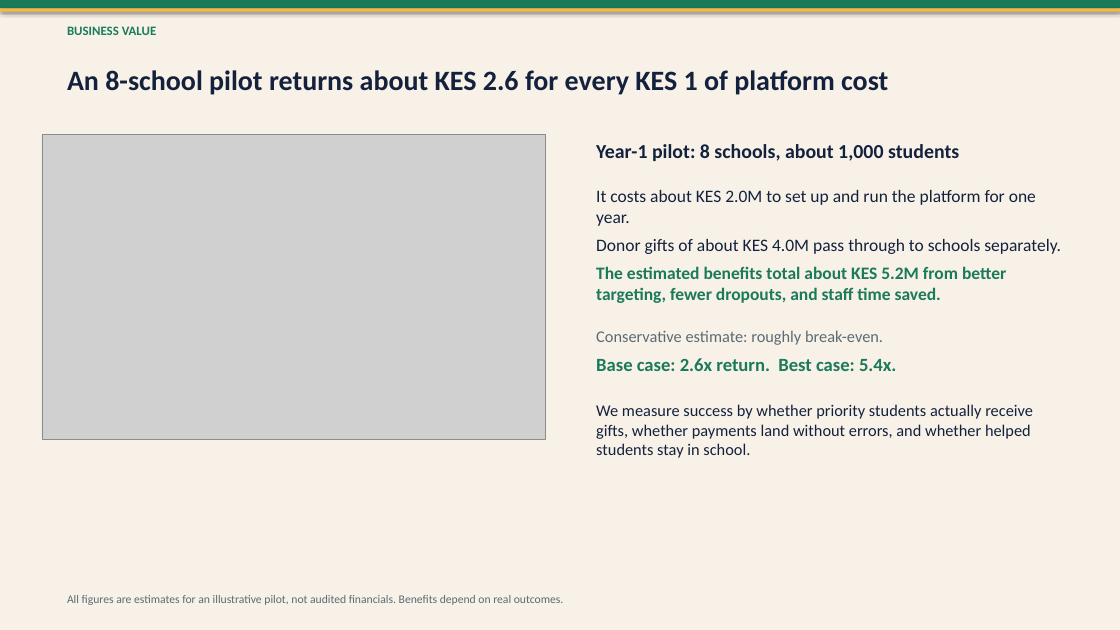
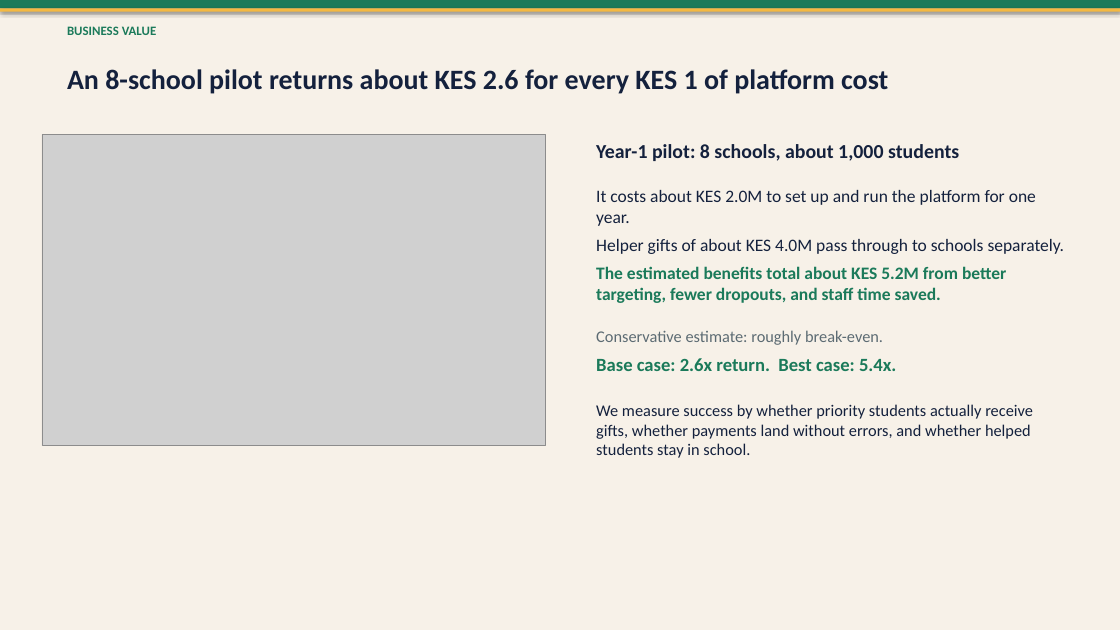
Before and after one commit to Jesyldah/ElimuMatch, a slide deck: slide 7 of ElimuMatch_Executive_Pitch.pptx. Drawn at 1120x630 pixels with LibreOffice and Linux fonts; fonts in the diff are those of the drawing; grey boxes stand for pictures. Boxes give left, top, right and bottom in pixels: in the first picture for what was removed or moved away, otherwise in the second. Text is boxed around its words. In the diff, an @@ line names an element or a change of style, - is before the commit and + after.

```diff
--- a/ElimuMatch_Executive_Pitch.pptx
+++ b/ElimuMatch_Executive_Pitch.pptx
@@ picture: place and size @@
-picture at box(42, 134, 546, 439)
+picture at box(42, 134, 546, 446)
@@ text at box(596, 239, 1065, 254): text changed @@
-Donor gifts of about KES 4.0M pass through to schools separately.
+Helper gifts of about KES 4.0M pass through to schools separately.
@@ text removed at box(67, 595, 563, 605) @@
-All figures are estimates for an illustrative pilot, not audited financials. Benefits depend on real outcomes.
```
Also in this commit, not shown: 9 other slides changed, 24 other files.
